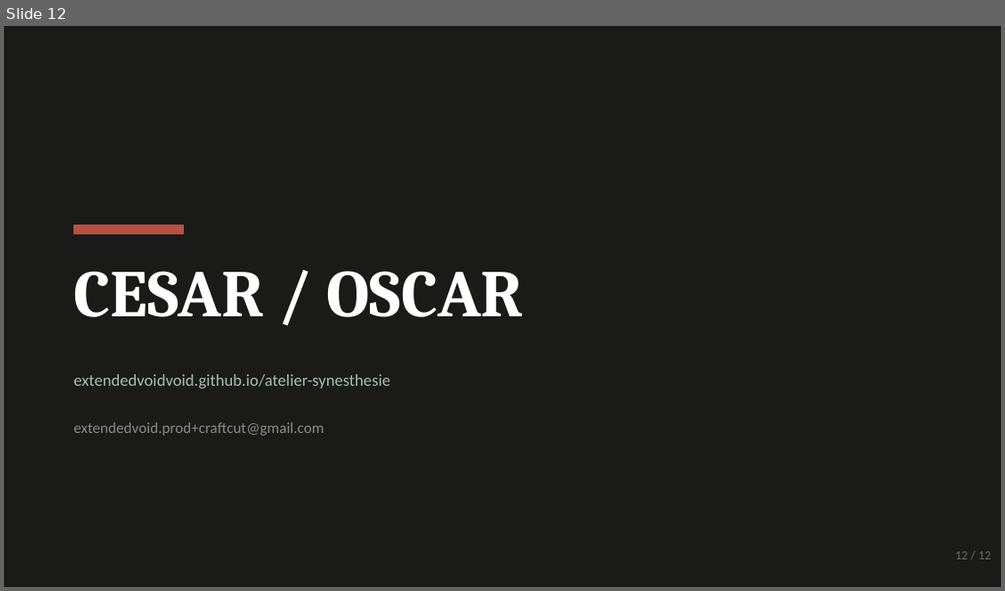
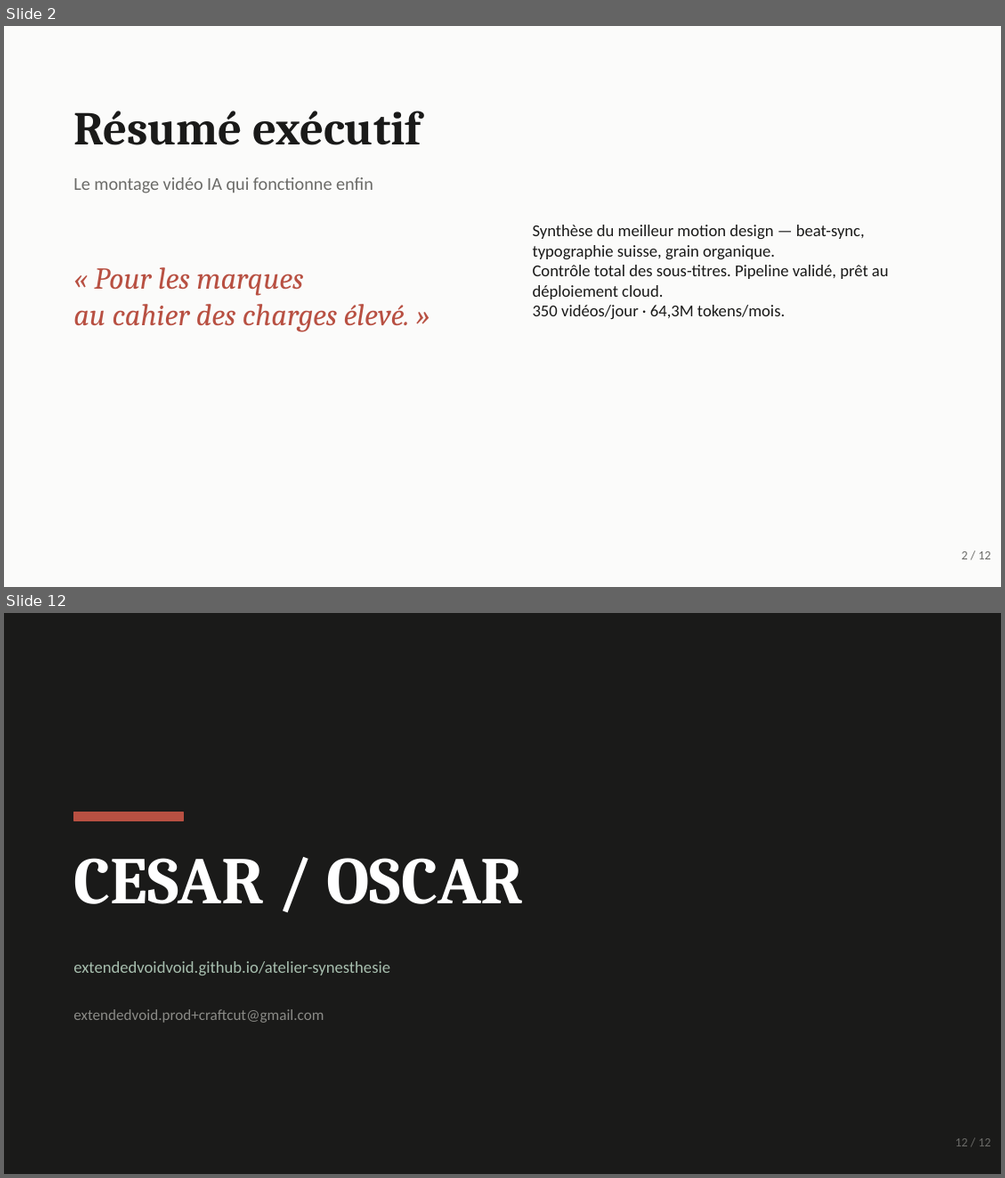
Before and after one commit to extendedvoidvoid/cesar-cabrera-cesar-plus, a slide deck: CraftCut_Pitch_Deck.pptx. Shown one above the other, each under a label of ours: slide 12 before the commit, slides 2 and 12 after it; the slides between them are not shown. The pictures are 1005x591 and 1005x1178 pixels, drawn with LibreOffice and Linux fonts; fonts in the diff are those of the drawing. Boxes give left, top, right and bottom in pixels: in the first picture for what was removed or moved away, otherwise in the second. Text is boxed around its words. In the diff, an @@ line names an element or a change of style, - is before the commit and + after.

Commit message:
refactor: align pitch deck and PITCH_DECK with new CraftCut narrative
- Pop culture entry → labels → youth podcasts
- Editorial duo, satellite pages, voice cloning EU
- Cloud-ready positioning (no M3/Gutenberg/Apple Music refs)
- Regenerated 12-slide CraftCut_Pitch_Deck.pptx

```diff
--- a/CraftCut_Pitch_Deck.pptx
+++ b/CraftCut_Pitch_Deck.pptx
@@ slide 2 added at bbox=[4, 26, 1001, 587], background #FBFBFA @@
@@ text added at bbox=[73, 111, 421, 145], 34 pt, text #1A1A19, bold @@
+Résumé exécutif
@@ text added at bbox=[73, 177, 373, 193], 13 pt, text #6B6B68 @@
+Le montage vidéo IA qui fonctionne enfin
@@ text added at bbox=[533, 224, 889, 319], 12 pt, text #1A1A19 @@
+Synthèse du meilleur motion design — beat-sync, typographie suisse, grain organique.
+Contrôle total des sous-titres. Pipeline validé, prêt au déploiement cloud.
+350 vidéos/jour · 64,3M tokens/mois.
@@ text added at bbox=[73, 267, 410, 332], 22 pt, text #B85042, italic @@
+« Pour les marques
+au cahier des charges élevé. »
@@ text added at bbox=[962, 551, 991, 559], 9 pt, text #6B6B68 @@
+2 / 12
```
Also in this commit, not shown: 5 slides changed, 5 other slides added, 6 slides removed, 4 other files.
